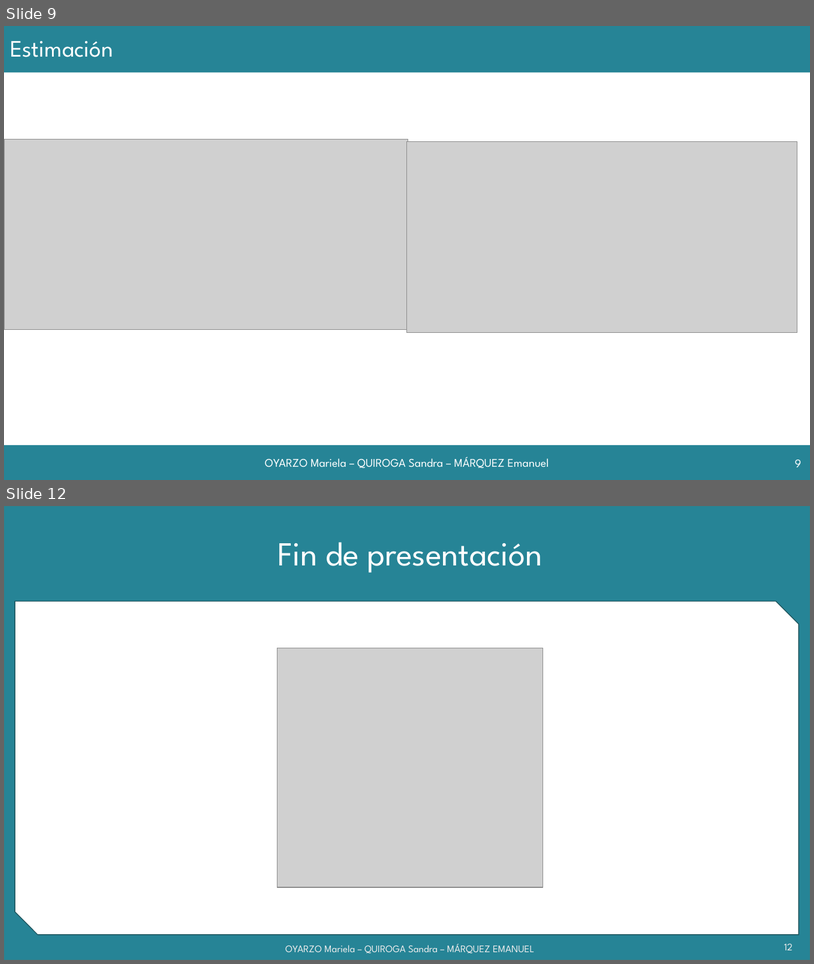
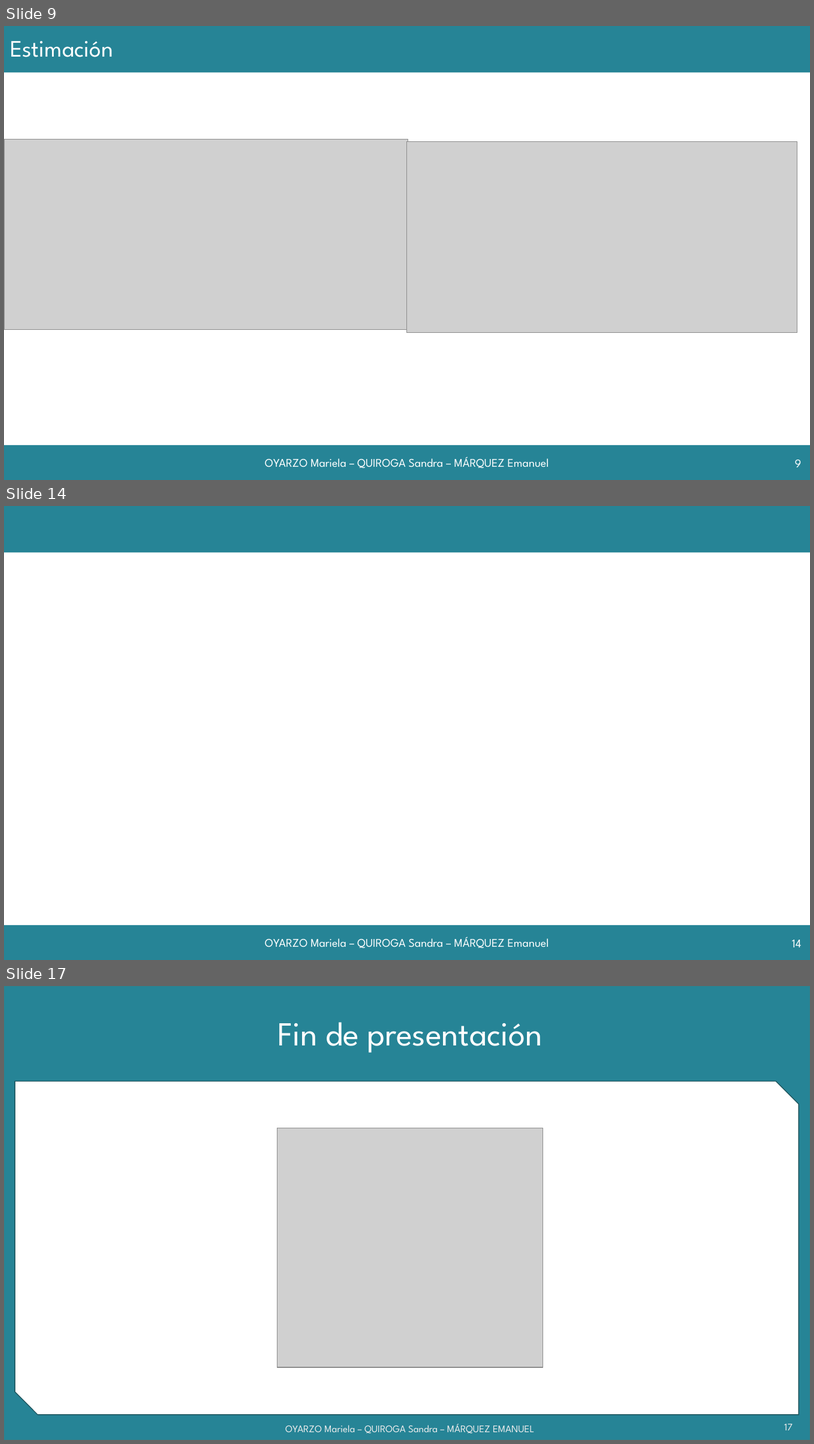
Before and after one commit to grupoyenu/yenu, a slide deck: 08. Presentaciones/Presentación 11.pptx. Shown one above the other, each under a label of ours: slides 9 and 12 before the commit, slides 9, 14 and 17 after it; the slides between them are not shown. The pictures are 814x964 and 814x1444 pixels, drawn with LibreOffice and Linux fonts; fonts in the diff are those of the drawing; grey boxes stand for pictures; background and template pictures are left out. Boxes give left, top, right and bottom in pixels: in the first picture for what was removed or moved away, otherwise in the second. Text is boxed around its words. In the diff, an @@ line names an element or a change of style, - is before the commit and + after.

```diff
--- a/08. Presentaciones/Presentación 11.pptx
+++ b/08. Presentaciones/Presentación 11.pptx
@@ slide 14 added at [4, 506, 810, 960], background #FFFFFF; not listed: 2 template elements that a slide beside it also shows @@
@@ text added at [265, 936, 549, 948], 14 pt, text #FFFFFF @@
+OYARZO Mariela – QUIROGA Sandra – MÁRQUEZ Emanuel
@@ page number added at [792, 939, 802, 947], 14 pt, text #FFFFFF @@
+14
@@ what was slide 12 is now slide 17 @@
@@ page number at [785, 1423, 793, 1430]: text changed @@
-12
+17
```
Also in this commit, not shown: 6 slides changed, 4 other slides added.
